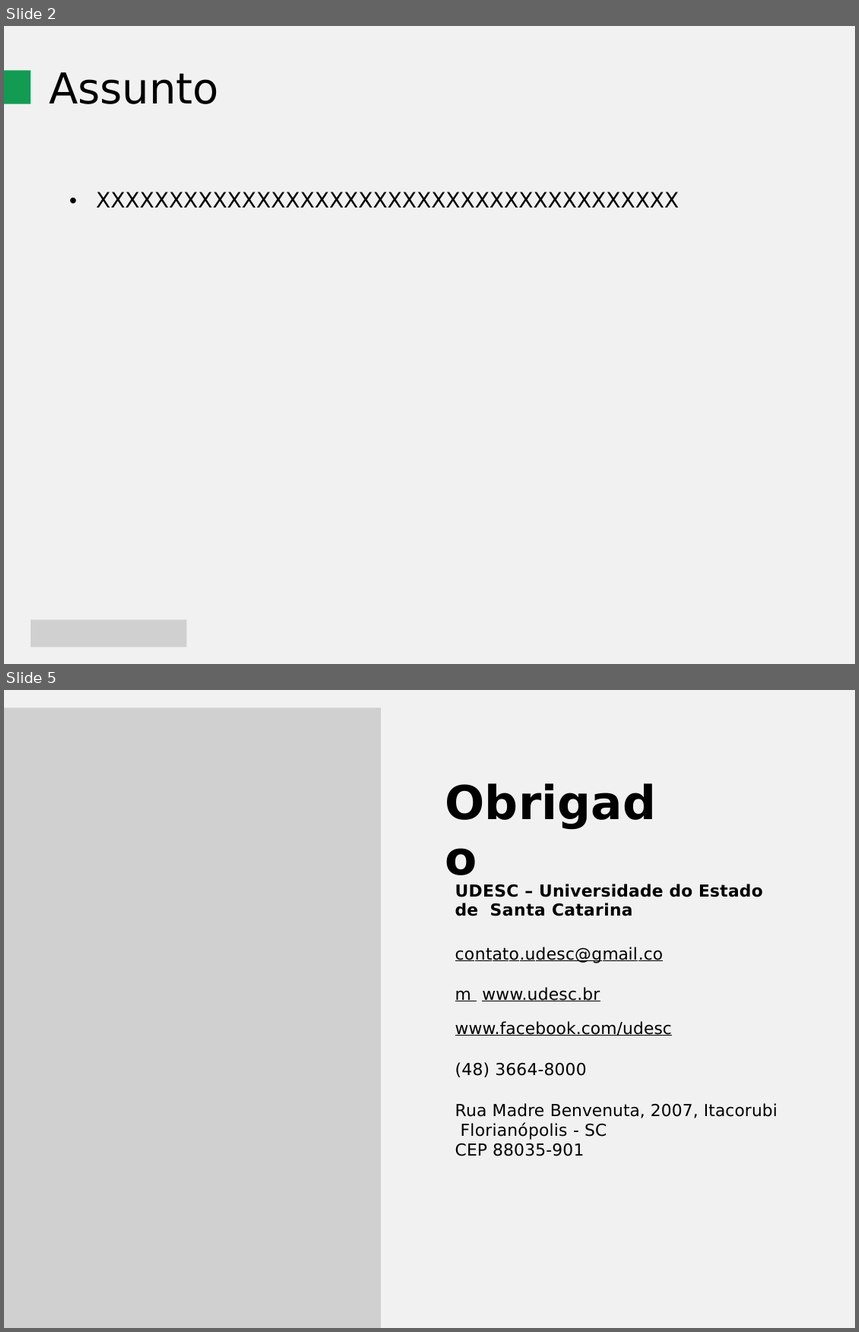
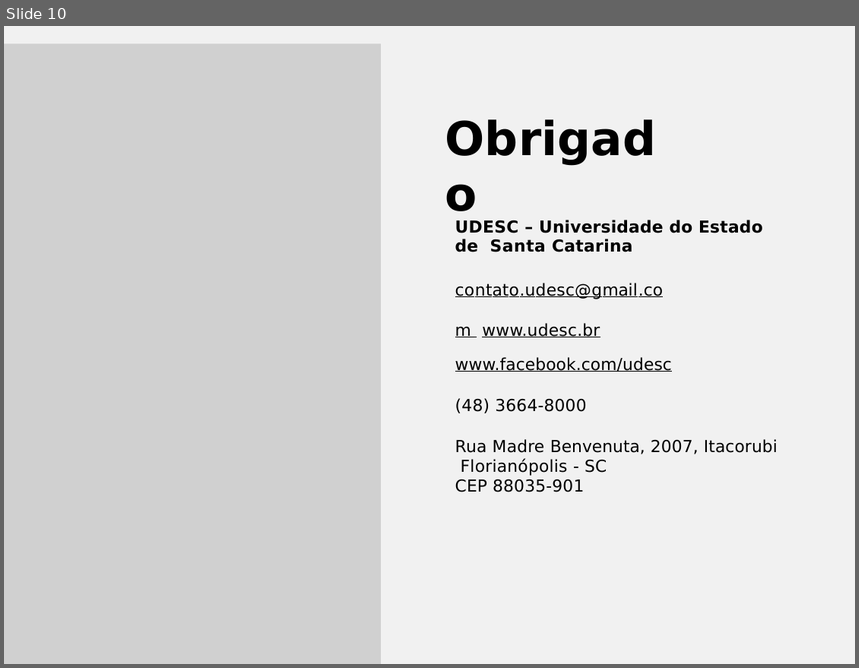
Before and after one commit to robsondejesus1996/Chat, a slide deck: Apresentação.pptx. Shown one above the other, each under a label of ours: slides 2 and 5 before the commit, slide 10 after it; the slides between them are not shown. The pictures are 859x1332 and 859x668 pixels, drawn with LibreOffice and Linux fonts; fonts in the diff are those of the drawing; grey boxes stand for pictures. Boxes give left, top, right and bottom in pixels: in the first picture for what was removed or moved away, otherwise in the second. Text is boxed around its words. In the diff, an @@ line names an element or a change of style, - is before the commit and + after.

```diff
--- a/Apresentação.pptx
+++ b/Apresentação.pptx
@@ slide 2 removed at [4, 26, 855, 664], background #FFFFFF; not listed: 1 template element that a slide beside it also shows @@
@@ freeform shape removed at [4, 70, 31, 104] @@
@@ title removed at [49, 72, 218, 104] @@
-Assunto
@@ text removed at [96, 192, 679, 208] @@
-• XXXXXXXXXXXXXXXXXXXXXXXXXXXXXXXXXXXXXXXX
@@ picture removed at [31, 620, 186, 648] @@
@@ what was slide 5 is now slide 10 @@
```
Also in this commit, not shown: 1 slide changed, 8 slides added, 2 other slides removed, 42 other files.
